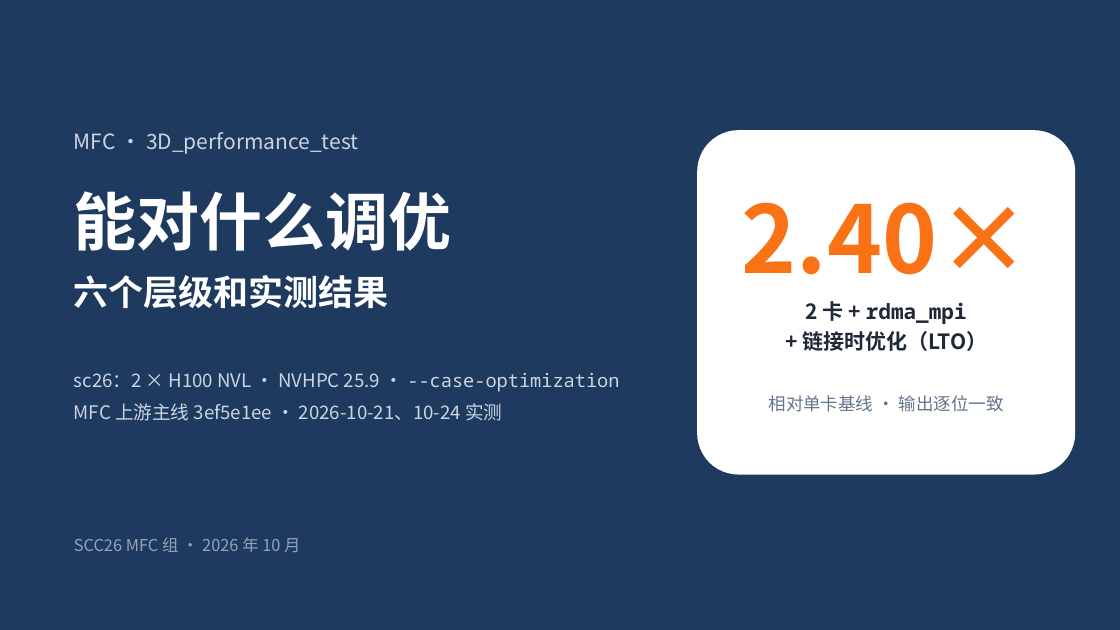
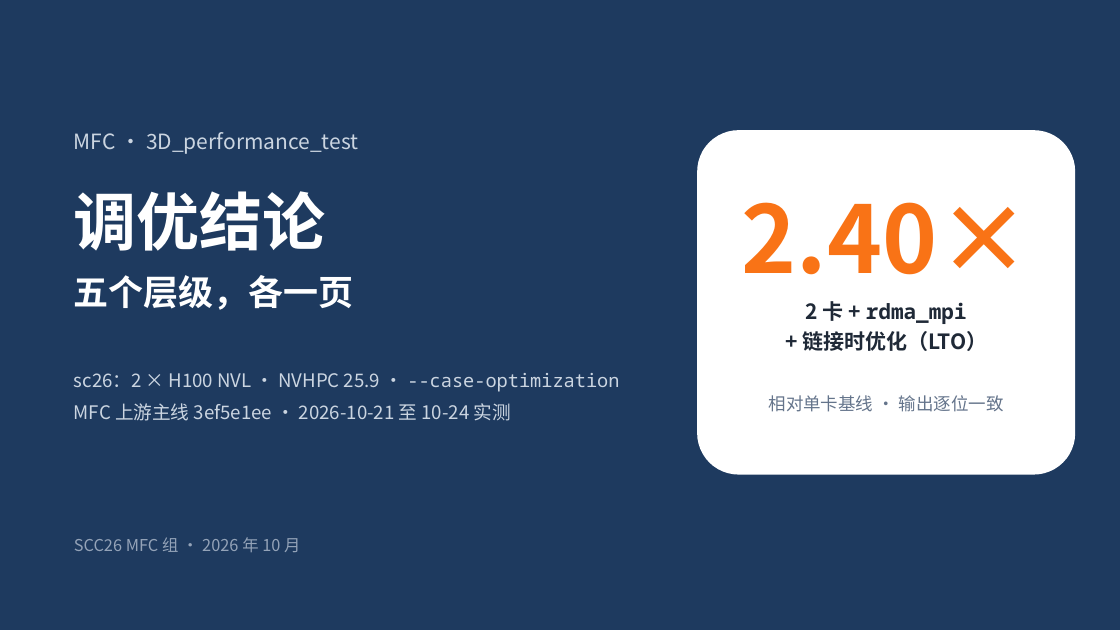
Before and after one commit to VictorTHU681/mfc-tuning-slides, a slide deck: slide 1 of tuning-six-layers-zh.pptx. Drawn at 1120x630 pixels with LibreOffice and Linux fonts; fonts in the diff are those of the drawing. Boxes give left, top, right and bottom in pixels: in the first picture for what was removed or moved away, otherwise in the second. Text is boxed around its words. In the diff, an @@ line names an element or a change of style, - is before the commit and + after.

```diff
--- a/tuning-six-layers-zh.pptx
+++ b/tuning-six-layers-zh.pptx
@@ text at (74,191,326,251): text changed @@
-能对什么调优
+调优结论
@@ text at (74,275,354,310): text changed @@
-六个层级和实测结果
+五个层级，各一页
@@ text at (74,403,511,421): text changed @@
-MFC 上游主线 3ef5e1ee · 2026-10-21、10-24 实测
+MFC 上游主线 3ef5e1ee · 2026-10-21 至 10-24 实测
```
Also in this commit, not shown: 7 other slides changed, 3 slides removed.
